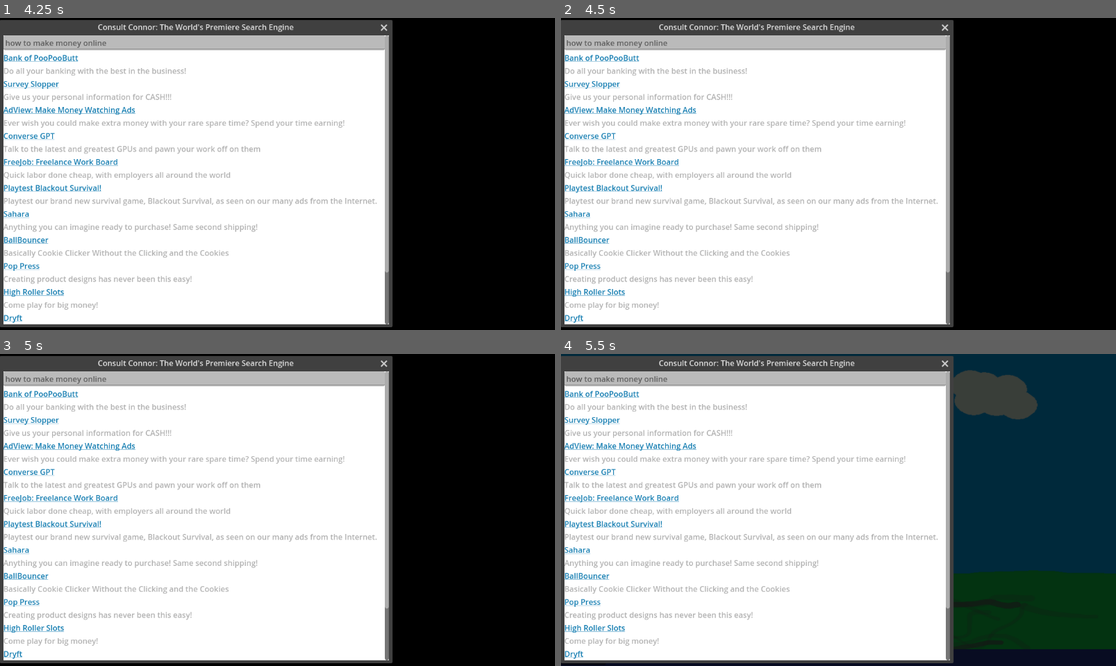
Above: before the commit, frames 1-4 (two rows, left to right).
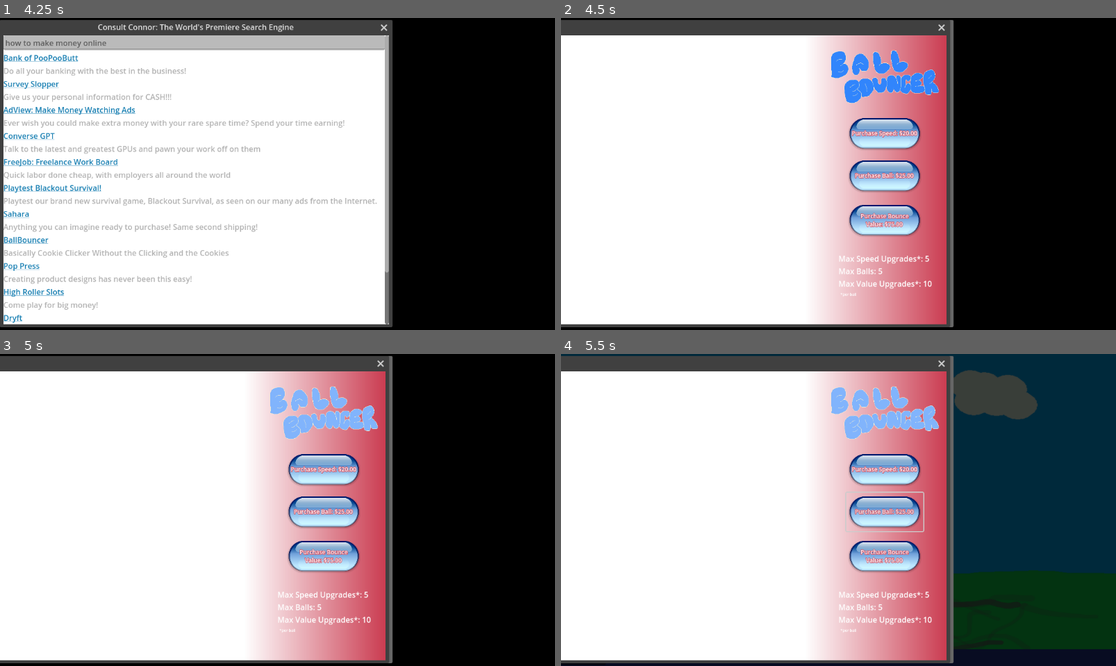
Above: after the commit, the same moments.

Repository: zsmitty2020/SSUFamJam25
Game: Godot game, scene res://Desktop/desktop.tscn
Same seed, same stepped clock (60 frames per second), same inputs: the game is played once before the commit and once after it. The engine's default icon, where the game draws it, is replaced by a stand-in: a white triangle on a blue panel in a dark square.
Inputs (mouse positions are in pixels of both pictures, inside the frame that each line leads up to):
- Up to frame 1 (4.25 s): click "Consult Connor" at 0.5 s; click "Doodlr" at 1.25 s; click "Shut Down" at 2 s; click "Search" at 2.75 s; click "help.txt" at 3.5 s
- Up to frame 2 (4.5 s): click "credits.txt" at 4.25 s
- Up to frame 3 (5 s): no input
- Up to frame 4 (5.5 s): click (882, 513) at 5 s, where only the run after the commit has a clickable "Purchase Ball: $25.00"

Frame 1 is identical in both runs. In frame 2, 29% of the frame differs, in the area x 0-71%, y 0-100%; in frame 3, 29%; in frame 4, 29%.

Commit message:
Fixedd warnings by throwin in undderscores
and moved help tot he top

Diff:
--- a/ssu-fam-jam-game-godot-project/Desktop/desktop.tscn
+++ b/ssu-fam-jam-game-godot-project/Desktop/desktop.tscn
@@ -110,40 +110,40 @@
 
 [node name="icon" parent="." instance=ExtResource("2_shxmn")]
 layout_mode = 1
-offset_left = 69.0
-offset_top = 193.0
-offset_right = 101.0
-offset_bottom = 225.0
+offset_left = 65.0
+offset_top = 254.0
+offset_right = 97.0
+offset_bottom = 286.0
 link = ExtResource("3_vxohe")
 image = ExtResource("4_kfh0y")
 label = "Consult Connor"
 
 [node name="doodlr" parent="." instance=ExtResource("2_shxmn")]
 layout_mode = 1
-offset_left = 69.0
-offset_top = 284.0
-offset_right = 101.0
-offset_bottom = 316.0
+offset_left = 65.0
+offset_top = 341.0
+offset_right = 97.0
+offset_bottom = 373.0
 link = ExtResource("6_yxmxw")
 image = ExtResource("7_q0leb")
 label = "Doodlr"
 
 [node name="help" parent="." instance=ExtResource("2_shxmn")]
 layout_mode = 1
-offset_left = 69.0
-offset_top = 380.0
-offset_right = 101.0
-offset_bottom = 412.0
+offset_left = 65.0
+offset_top = 170.0
+offset_right = 97.0
+offset_bottom = 202.0
 link = ExtResource("8_q0leb")
 image = ExtResource("8_yxmxw")
 label = "help.txt"
 
 [node name="credits" parent="." instance=ExtResource("6_d4j1b")]
 layout_mode = 0
-offset_left = 63.0
-offset_top = 479.0
-offset_right = 95.0
-offset_bottom = 511.0
+offset_left = 65.0
+offset_top = 436.0
+offset_right = 97.0
+offset_bottom = 468.0
 link = ExtResource("7_i5s23")
 image = ExtResource("8_yxmxw")
 label = "credits.txt"
--- a/ssu-fam-jam-game-godot-project/Desktop/desktop_icons.gd
+++ b/ssu-fam-jam-game-godot-project/Desktop/desktop_icons.gd
@@ -19,7 +19,7 @@
 
 
 # Called every frame. 'delta' is the elapsed time since the previous frame.
-func _process(delta: float) -> void:
+func _process(_delta: float) -> void:
 	pass
 
 
--- a/ssu-fam-jam-game-godot-project/Windows/Credits/credits_window.gd
+++ b/ssu-fam-jam-game-godot-project/Windows/Credits/credits_window.gd
@@ -7,7 +7,7 @@
 
 
 # Called every frame. 'delta' is the elapsed time since the previous frame.
-func _process(delta):
+func _process(_delta):
 	pass
 
 
--- a/ssu-fam-jam-game-godot-project/Windows/Flappy_Fly/building.gd
+++ b/ssu-fam-jam-game-godot-project/Windows/Flappy_Fly/building.gd
@@ -3,8 +3,8 @@
 signal hit
 signal scored
 
-func _on_body_entered(body):
+func _on_body_entered(_body):
 	hit.emit()
 
-func _on_area_2d_body_entered(body: Node2D) -> void:
+func _on_area_2d_body_entered(_body: Node2D) -> void:
 	scored.emit()
--- a/ssu-fam-jam-game-godot-project/Windows/Flappy_Fly/ground.gd
+++ b/ssu-fam-jam-game-godot-project/Windows/Flappy_Fly/ground.gd
@@ -2,5 +2,5 @@
 
 signal hit
 
-func _on_body_entered(body):
+func _on_body_entered(_body):
 	hit.emit()
--- a/ssu-fam-jam-game-godot-project/Windows/Sahara/sahara_listing.gd
+++ b/ssu-fam-jam-game-godot-project/Windows/Sahara/sahara_listing.gd
@@ -8,7 +8,6 @@
 @export var dict_value:int
 @export var multipurchase:bool = false
 
-signal send_update
 
 # Called when the node enters the scene tree for the first time.
 func _ready() -> void:
--- a/ssu-fam-jam-game-godot-project/Windows/UberGame/listed_car.gd
+++ b/ssu-fam-jam-game-godot-project/Windows/UberGame/listed_car.gd
@@ -13,7 +13,7 @@
 	$VBoxContainer/HBoxContainer/VBoxContainer/CarName.text = "NEW RIDE"#"Car %d" %GlobalData.inventory["Active Cars"]
 	#print(GlobalData.inventory["Active Cars"])
 # Called every frame. 'delta' is the elapsed time since the previous frame.
-func _process(delta: float) -> void:
+func _process(_delta: float) -> void:
 	if running:
 		var percent = float( ($Timer.time_left / $Timer.wait_time) - 1 ) * -100
 		percent = snappedf(percent, 0.01)
